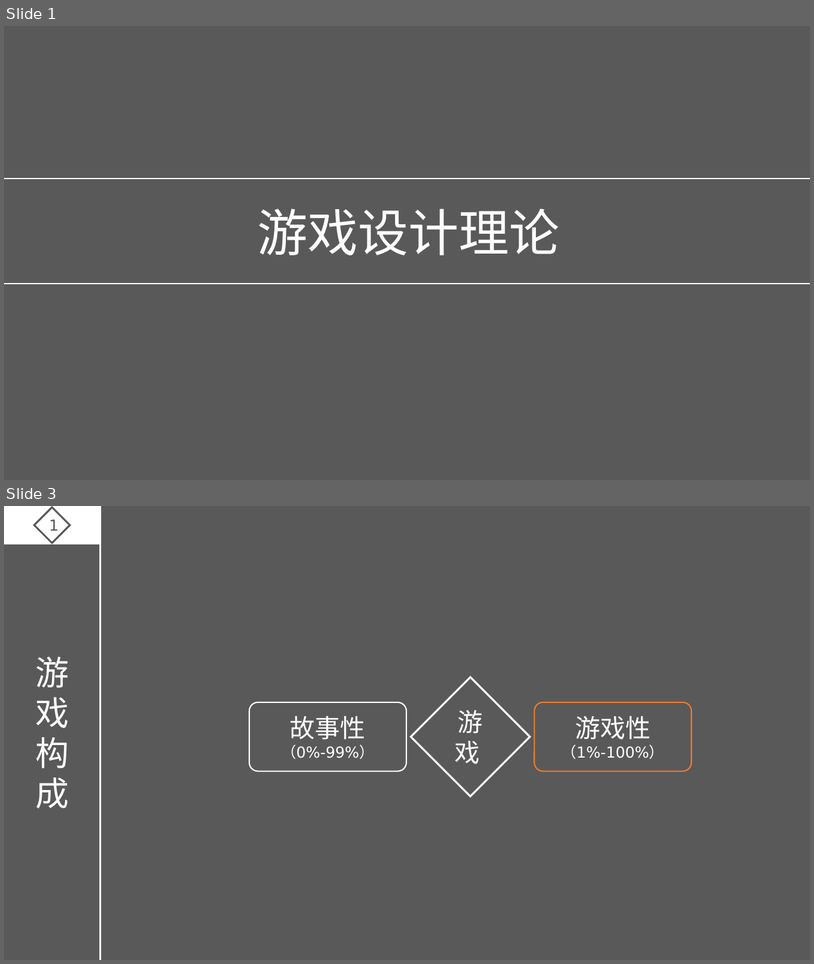
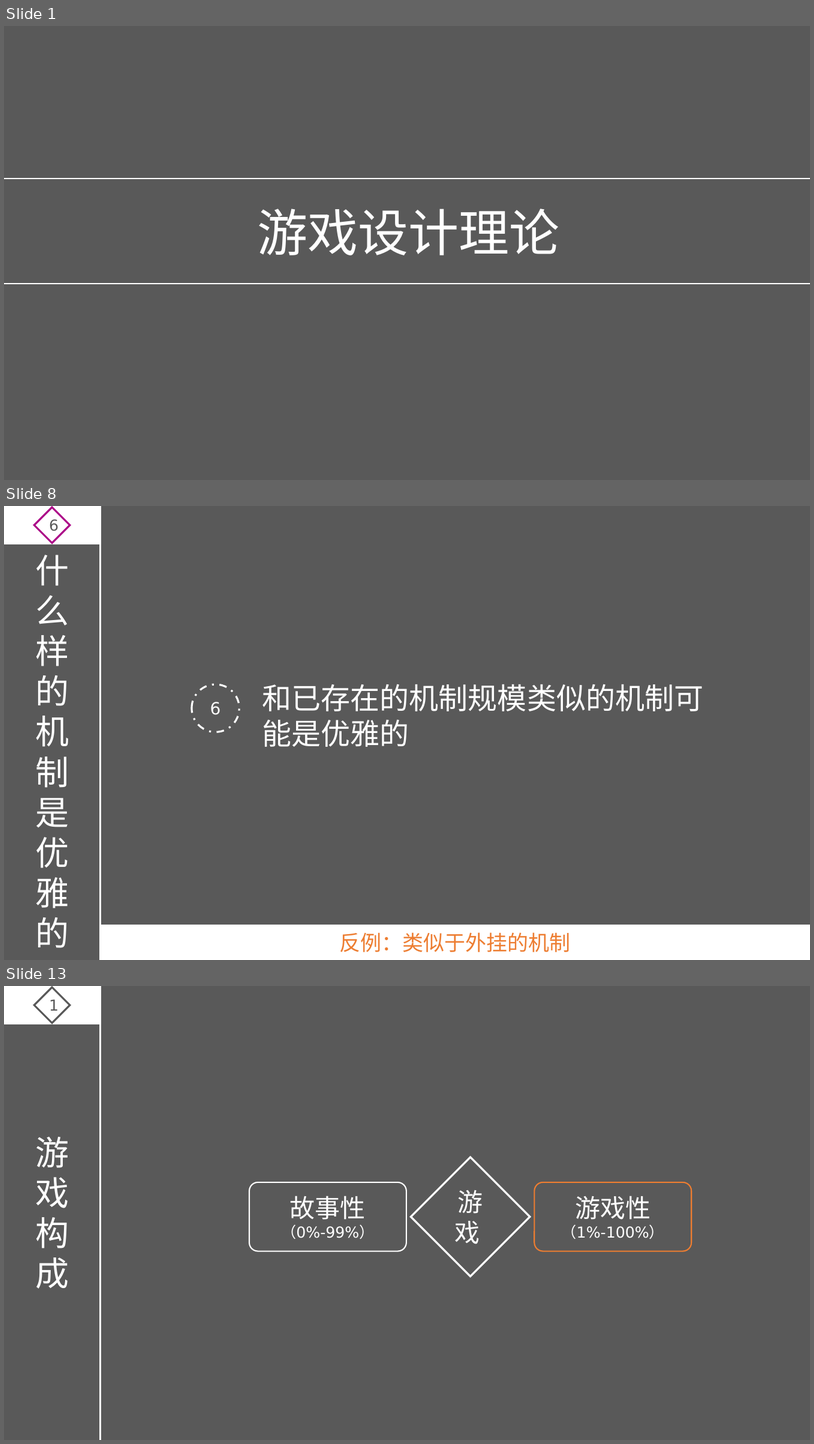
Before and after one commit to ThreePeopleGame/Death, a slide deck: Share/游戏设计理论.pptx. Shown one above the other, each under a label of ours: slides 1 and 3 before the commit, slides 1, 8 and 13 after it; the slides between them are not shown. The pictures are 814x964 and 814x1444 pixels, drawn with LibreOffice and Linux fonts; fonts in the diff are those of the drawing. Boxes give left, top, right and bottom in pixels: in the first picture for what was removed or moved away, otherwise in the second. Text is boxed around its words. In the diff, an @@ line names an element or a change of style, - is before the commit and + after.

```diff
--- a/Share/游戏设计理论.pptx
+++ b/Share/游戏设计理论.pptx
@@ slide 8 added at <box>4,506,810,960</box>, background #595959 @@
@@ rectangle added at <box>4,506,100,544</box>, fill #FFFFFF, outline #FFFFFF 1.5 pt @@
@@ diamond added at <box>34,507,70,543</box>, outline #AC0688 2.25 pt, 18 pt, text #595959 @@
+6
@@ line added from (100, 506) to (100, 960), #FFFFFF 2.25 pt @@
@@ text added at <box>35,555,69,948</box>, 40 pt, text #FFFFFF @@
+什么样的机制是优雅的
@@ ellipse added at <box>192,684,239,732</box>, outline #FFFFFF 2.25 pt dashed, 20 pt, text #FFFFFF @@
+6
@@ text added at <box>263,684,704,747</box>, 35 pt, text #FFFFFF @@
+和已存在的机制规模类似的机制可能是优雅的
@@ rectangle added at <box>100,925,810,960</box>, fill #FFFFFF, outline #FFFFFF 1.5 pt, 25 pt, text #ED7D31 @@
+反例：类似于外挂的机制
@@ what was slide 3 is now slide 13 @@
```
Also in this commit, not shown: 4 slides changed, 14 other slides added, 1 slide removed, 1 other file.
